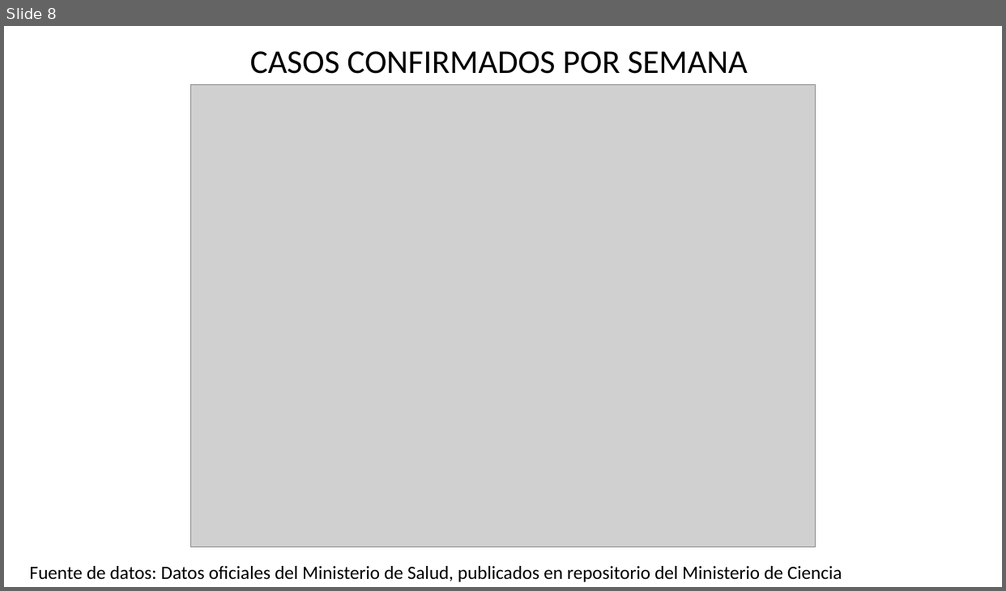
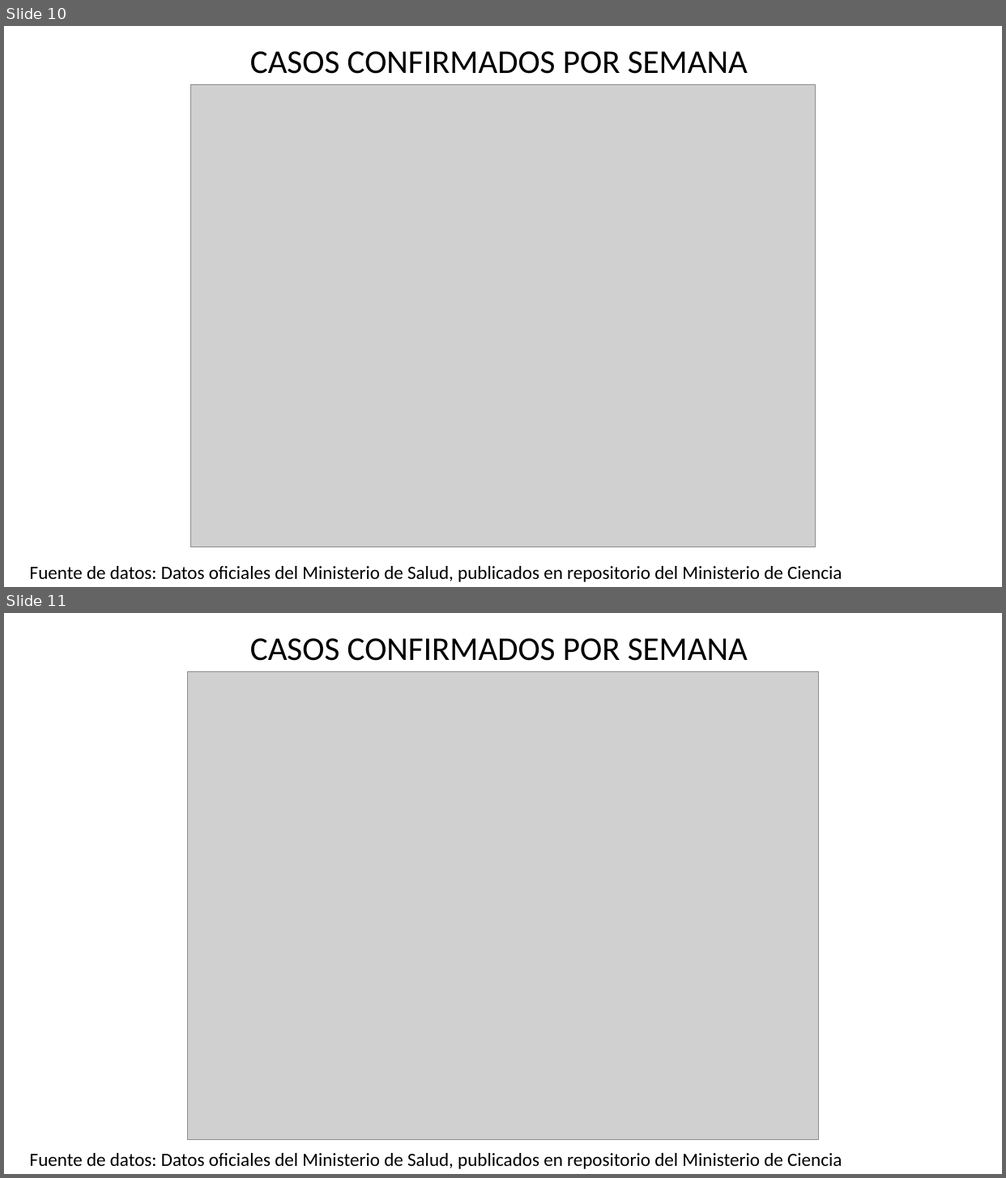
Before and after one commit to dataCovid19CL/capsulasSemanales, a slide deck: DATOS COVID Chile 2022 04 02.pptx. Shown one above the other, each under a label of ours: slide 8 before the commit, slides 10 and 11 after it. The pictures are 1006x591 and 1006x1178 pixels, drawn with LibreOffice and Linux fonts; fonts in the diff are those of the drawing; grey boxes stand for pictures. Boxes give left, top, right and bottom in pixels: in the first picture for what was removed or moved away, otherwise in the second. Text is boxed around its words. In the diff, an @@ line names an element or a change of style, - is before the commit and + after.

```diff
--- a/DATOS COVID Chile 2022 04 02.pptx
+++ b/DATOS COVID Chile 2022 04 02.pptx
@@ slide 11 added at <box>4,613,1002,1174</box>, background #FFFFFF; not listed: 1 template element that a slide beside it also shows @@
@@ rectangle added at <box>219,624,787,671</box>, fill #FFFFFF, 32 pt, text #000000 @@
+CASOS CONFIRMADOS POR SEMANA
@@ picture added at <box>187,671,818,1140</box> @@
@@ what was slide 8 is now slide 10 @@
```
Also in this commit, not shown: 2 slides changed, 3 other slides added.
